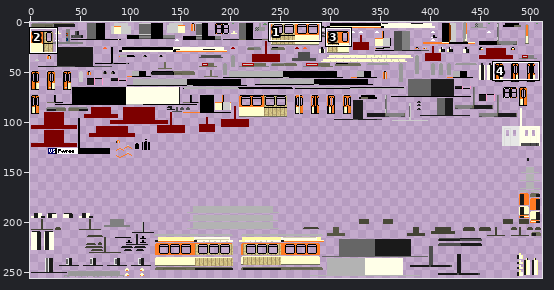
File history of a sprite sheet, src/main/resources/assets/tctramsinmotion/textures/trains/PT8_Orange.png. Above, an overview of the earlier version with the close-up marked.
Close-up. The starting point:
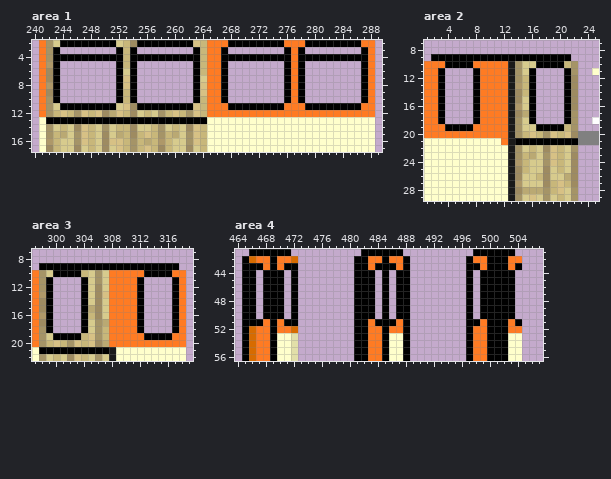
The file is 512x256 pixels. Pixels under 10% opacity are left out. Colours within 5 levels of each other are drawn and written as one. Shown: area 1: x 240..289, y 2..17; area 2: x 1..25, y 7..29; area 3: x 297..319, y 7..22; area 4: x 464..507, y 41..56. The commit also changed other parts of the picture, which this record leaves out.
Once edited:
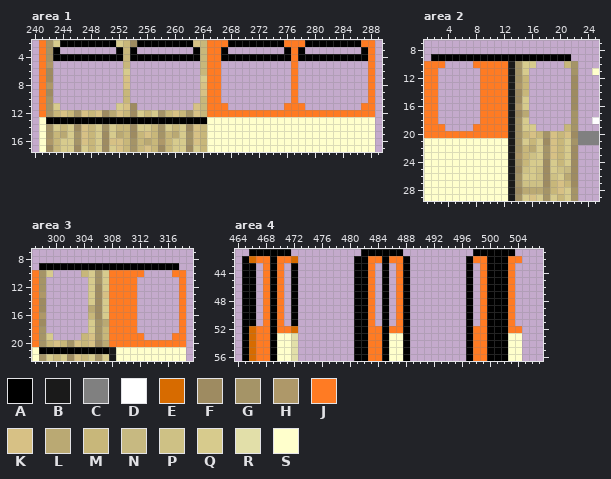
Palette (. is transparent): A #000000  B #1a1a1a  C #808080  D #ffffff  E #d76b00  F #9e8b61  G #a59467  H #ae9869  J #ff7b23  K #d7c185  L #baa973  M #c8b77a  N #c7b981  P #cec185  Q #d7cb8d  R #e2dfa9  S #ffffcc
The exact change:
Area 1:
y 5..10: x 243 A -> .; x 252 A -> .; x 254 A -> .; x 263 A -> .; x 267 A -> .; x 276 A -> .; x 278 A -> .; x 287 A -> .
y 11: x 244..251 AAAAAAAA -> ........; x 255..262 AAAAAAAA -> ........; x 268..275 AAAAAAAA -> ........; x 279..286 AAAAAAAA -> ........
Area 2:
y 10: x 4..7 AAAA -> ....; x 17..20 AAAA -> ....
y 11..18: x 3 A -> .; x 8 A -> .; x 16 A -> .; x 21 A -> .
y 19: x 4..7 AAAA -> ....; x 17..20 AAAA -> ....
y 21: x 12 J -> S; x 14..22 AAAAAAAAA -> GQMQFKMQG
y 22: x 15..16 QM -> ML; x 18 F -> G; x 22 G -> F
y 23: x 14 G -> H; x 16 L -> P
y 24: x 14 H -> G; x 18..19 GK -> FQ
y 25: x 15 M -> P; x 17 Q -> P; x 20..21 MQ -> PN
y 26: x 14 F -> G; x 17 M -> P; x 19 Q -> P
y 27: x 14..17 HQQQ -> GPPP
Area 3:
y 10: x 300..303 AAAA -> ....; x 313..316 AAAA -> ....
y 11..18: x 299 A -> .; x 304 A -> .; x 312 A -> .; x 317 A -> .
y 19: x 300..303 AAAA -> ....; x 313..316 AAAA -> ....
Area 4:
y 43: x 467 A -> .; x 471 A -> .; x 484 A -> .; x 486 A -> .; x 498 A -> .; x 504 A -> .
y 44..50: x 468 A -> J; x 470 A -> J; x 483 A -> J; x 487 A -> J; x 499 A -> J; x 503 A -> J
y 51: x 467 A -> .; x 471 A -> .; x 484 A -> .; x 486 A -> .; x 498 A -> .; x 504 A -> .
